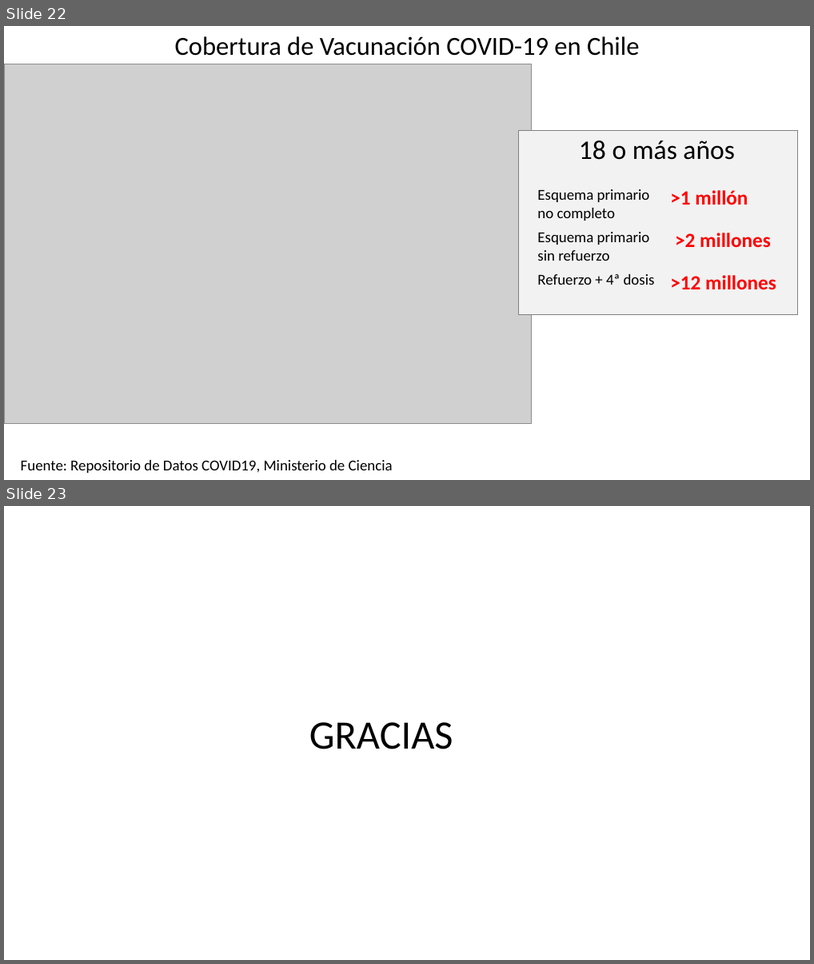
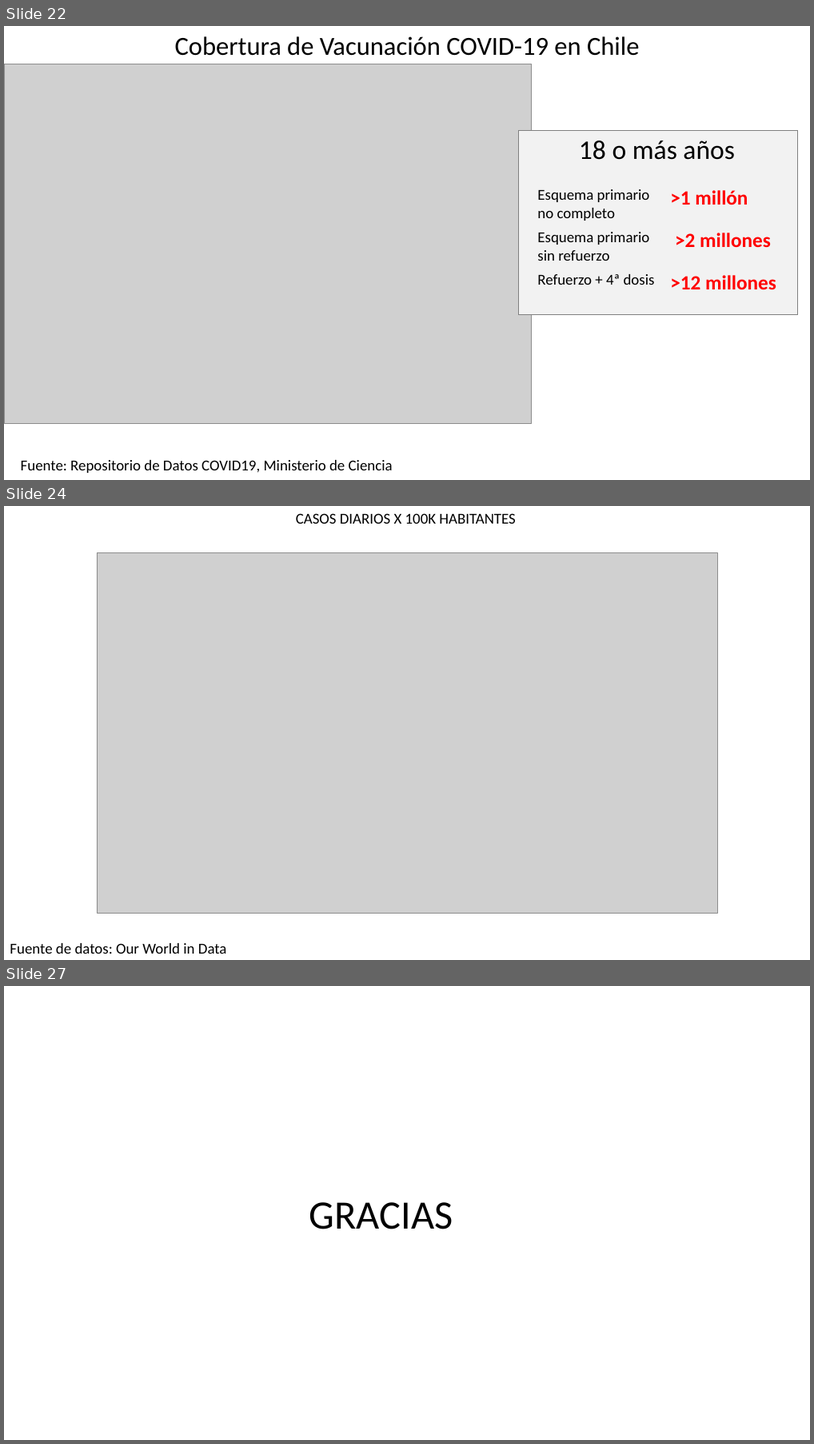
Before and after one commit to dataCovid19CL/capsulasSemanales, a slide deck: DATOS COVID Chile 2022 02 05.pptx. Shown one above the other, each under a label of ours: slides 22 and 23 before the commit, slides 22, 24 and 27 after it; the slides between them are not shown. The pictures are 814x964 and 814x1444 pixels, drawn with LibreOffice and Linux fonts; fonts in the diff are those of the drawing; grey boxes stand for pictures. Boxes give left, top, right and bottom in pixels: in the first picture for what was removed or moved away, otherwise in the second. Text is boxed around its words. In the diff, an @@ line names an element or a change of style, - is before the commit and + after.

```diff
--- a/DATOS COVID Chile 2022 02 05.pptx
+++ b/DATOS COVID Chile 2022 02 05.pptx
@@ slide 24 added at (x1=4, y1=506, x2=810, y2=960), background #FFFFFF @@
@@ text added at (x1=296, y1=513, x2=515, y2=524), 18 pt, text #000000 @@
+CASOS DIARIOS X 100K HABITANTES
@@ picture added at (x1=97, y1=553, x2=718, y2=912) @@
@@ text added at (x1=10, y1=943, x2=227, y2=953), 18 pt, text #000000 @@
+Fuente de datos: Our World in Data
@@ what was slide 23 is now slide 27 @@
```
Also in this commit, not shown: 4 slides changed, 3 other slides added, 1 slide removed.
